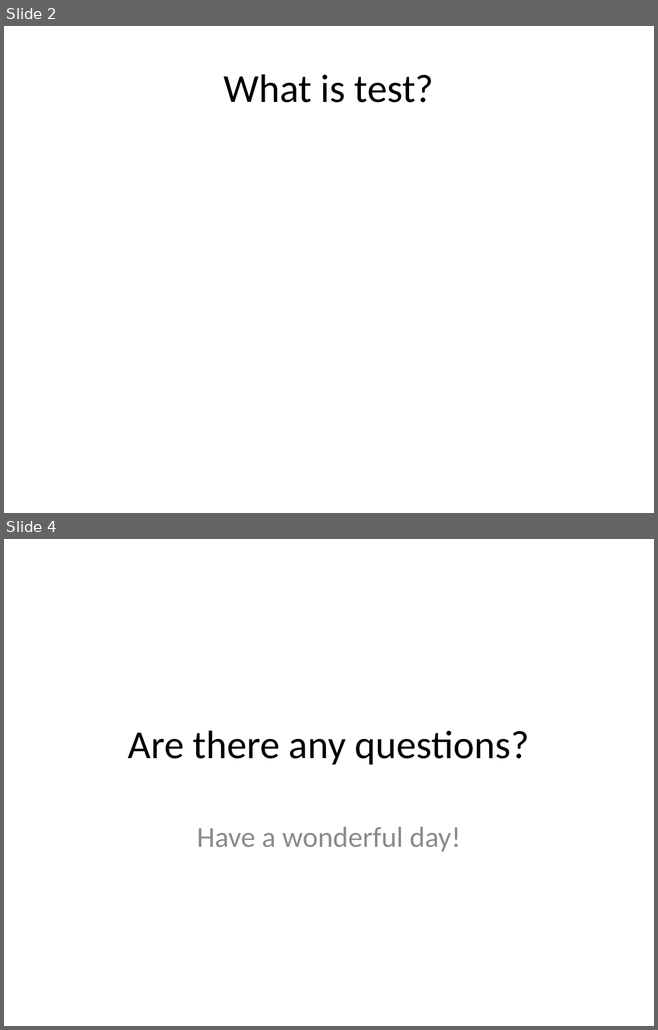
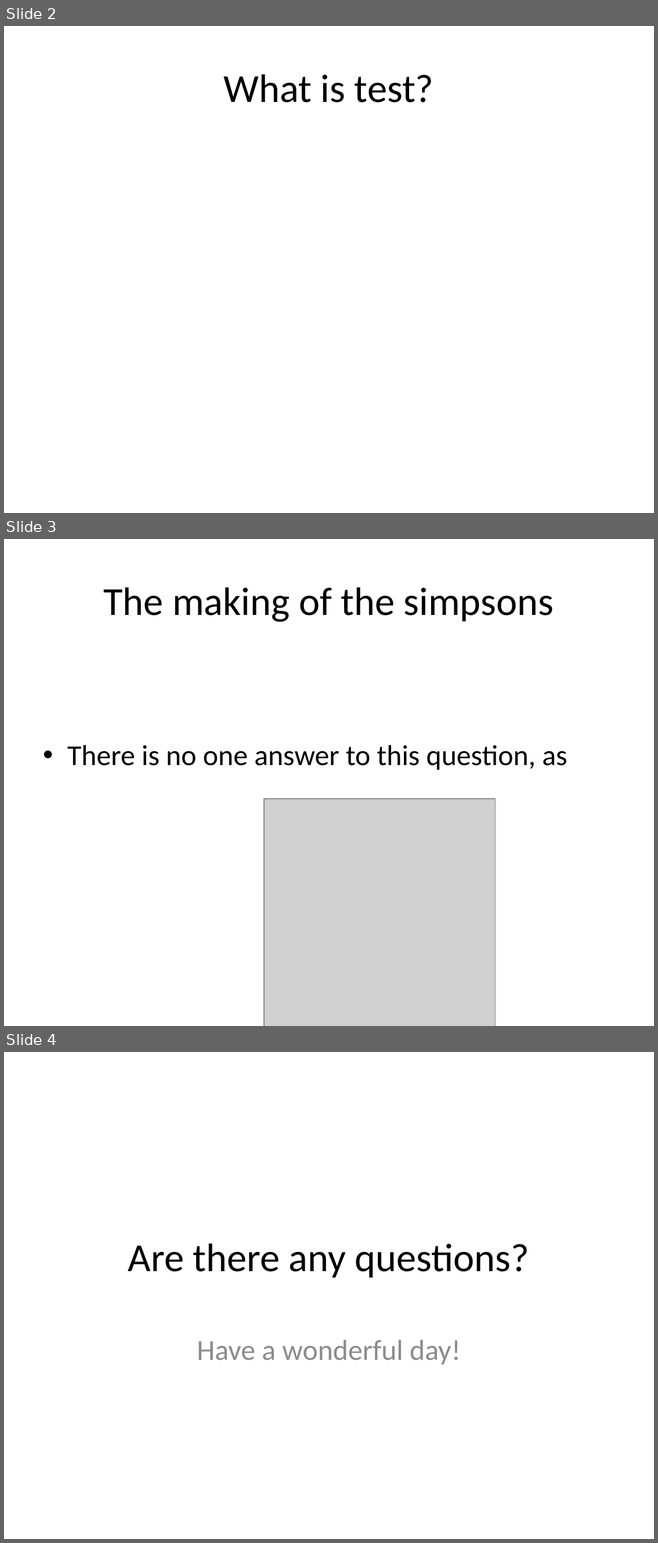
Before and after one commit to UnknownExplorerSK/presentation, a slide deck: Testing.pptx. Shown one above the other, each under a label of ours: slides 2 and 4 before the commit, slides 2, 3 and 4 after it; the slides between them are not shown. The pictures are 658x1030 and 658x1543 pixels, drawn with LibreOffice and Linux fonts; fonts in the diff are those of the drawing; grey boxes stand for pictures. Boxes give left, top, right and bottom in pixels: in the first picture for what was removed or moved away, otherwise in the second. Text is boxed around its words. In the diff, an @@ line names an element or a change of style, - is before the commit and + after.

```diff
--- a/Testing.pptx
+++ b/Testing.pptx
@@ slide 3 added at [4, 539, 654, 1026], background #FFFFFF @@
@@ title added at [104, 587, 553, 622], 44 pt, text #000000 @@
+The making of the simpsons
@@ text added at [67, 745, 567, 770], 32 pt, text #000000 @@
+• There is no one answer to this question, as
@@ picture added at [264, 799, 495, 1026] @@
```
Also in this commit, not shown: 1 slide removed, 1 other file.
